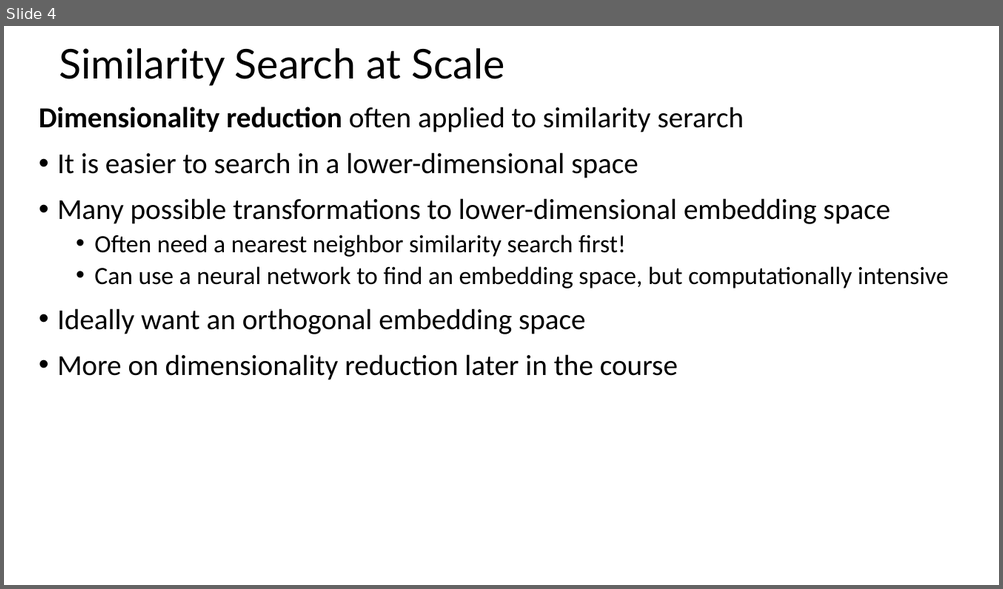
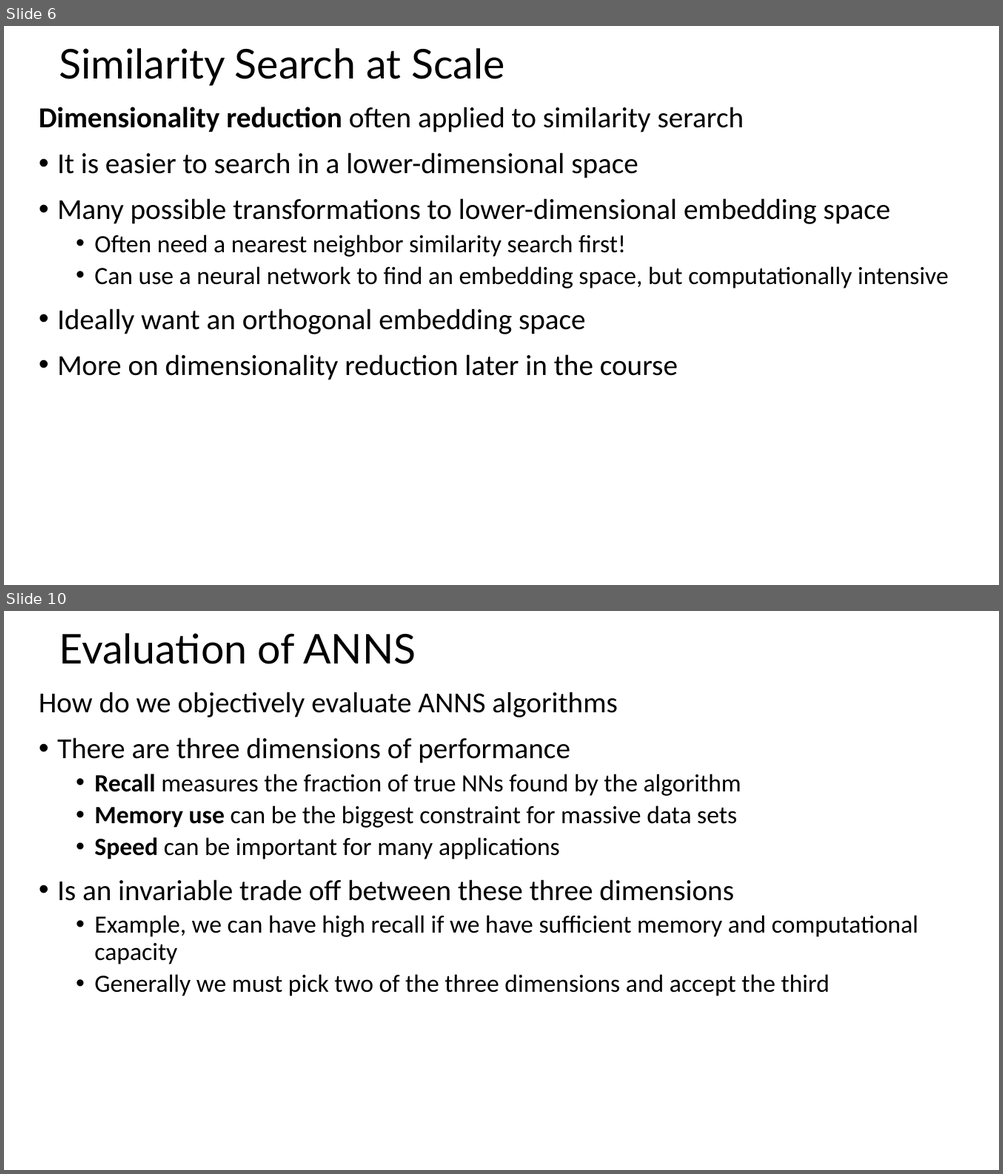
Before and after one commit to tenevian/Harvard-SSP-Data-Mining, a slide deck: slides/5_EfficientSimilaritySearch.pptx. Shown one above the other, each under a label of ours: slide 4 before the commit, slides 6 and 10 after it; the slides between them are not shown. The pictures are 1003x589 and 1003x1174 pixels, drawn with LibreOffice and Linux fonts; fonts in the diff are those of the drawing. Boxes give left, top, right and bottom in pixels: in the first picture for what was removed or moved away, otherwise in the second. Text is boxed around its words. In the diff, an @@ line names an element or a change of style, - is before the commit and + after.

Commit message:
Added content on ANNS

```diff
--- a/slides/5_EfficientSimilaritySearch.pptx
+++ b/slides/5_EfficientSimilaritySearch.pptx
@@ slide 10 added at [4,611,999,1170], background #FFFFFF @@
@@ title added at [59,633,415,664], 39.6 pt, text #000000 @@
+Evaluation of ANNS
@@ text added at [39,692,918,997], 24 pt, text #000000 @@
+How do we objectively evaluate ANNS algorithms
+• There are three dimensions of performance
+  • Recall measures the fraction of true NNs found by the algorithm
+  • Memory use can be the biggest constraint for massive data sets
+  • Speed can be important for many applications
+• Is an invariable trade off between these three dimensions
+  • Example, we can have high recall if we have sufficient memory and computational capacity
+  • Generally we must pick two of the three dimensions and accept the third
@@ what was slide 4 is now slide 6 @@
```
Also in this commit, not shown: 2 slides changed, 20 other slides added.
